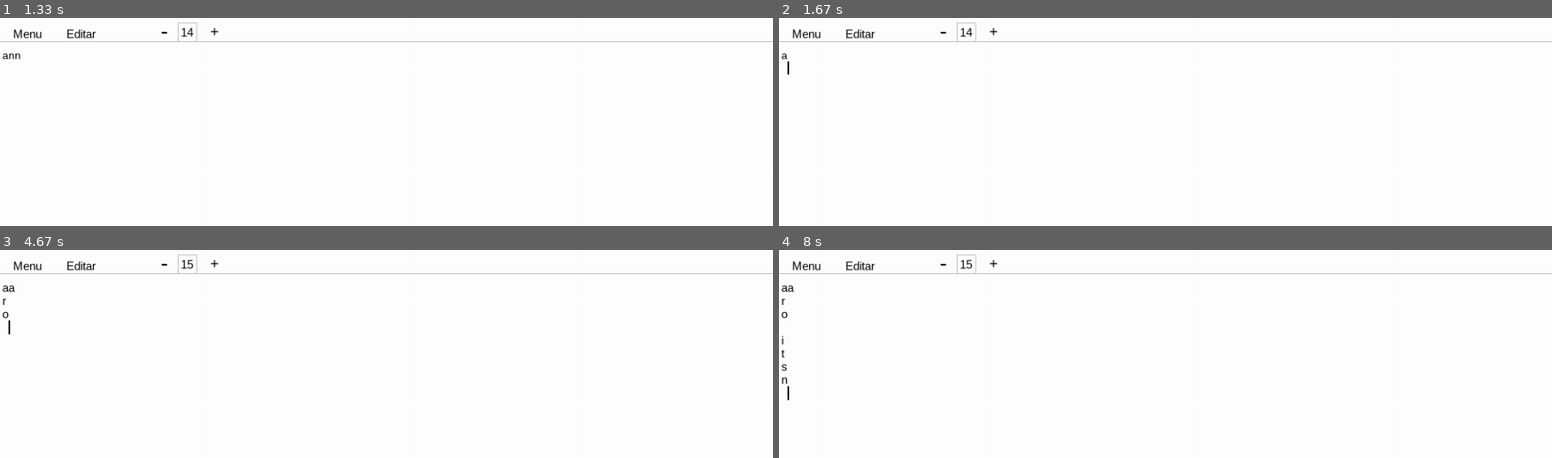
Above: before the commit, frames 1-4 (two rows, left to right).
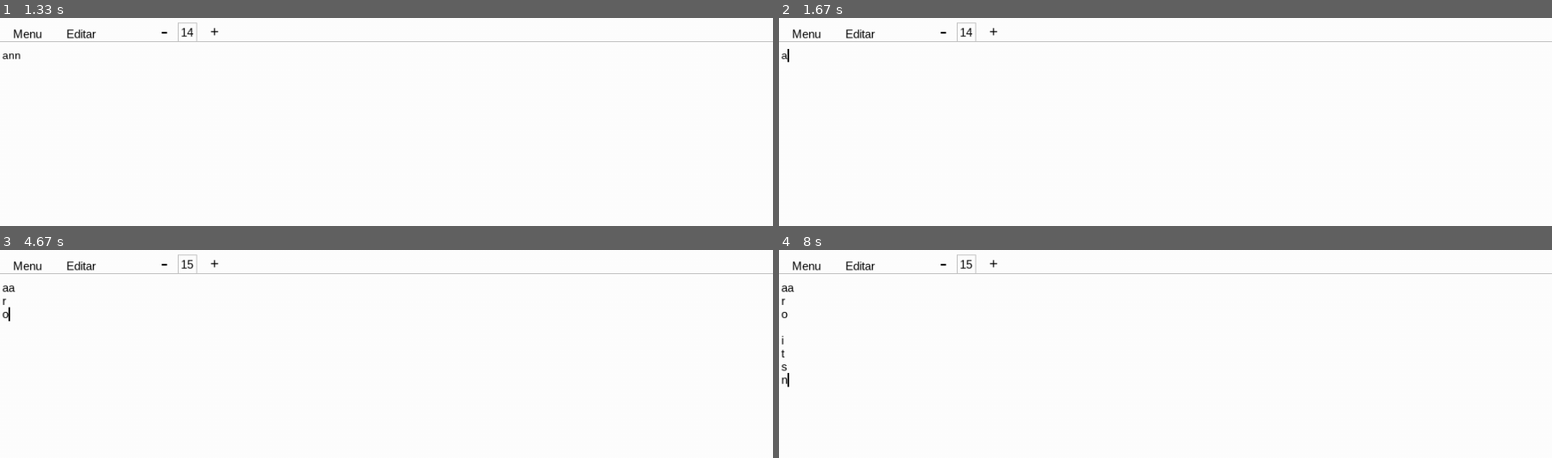
Above: after the commit, the same moments.

Repository: PedroGoulartbranco/Bloco-de-notas-pygame
Game: pygame game, started from main.py
The game is run twice, just before and just after one commit, with the same random seed, the same clock (stepped at 60 frames per second) and the same inputs.
Inputs (mouse positions are in pixels of both pictures, inside the frame that each line leads up to):
- Up to frame 1 (1.33 s): type "ann" at 0.33 s; tap Enter at 0.67 s; click "-" at 0.93 s; click (146, 180) at 1.27 s
- Up to frame 2 (1.67 s): tap Backspace at 1.55 s
- Up to frame 3 (4.67 s): click "+" at 1.93 s; click (outside the picture) at 2.27 s; type "a" at 3.55 s; tap Enter at 3.68, 4.18 s; type "r" at 4.05 s; type "o" at 4.55 s
- Up to frame 4 (8 s): tap Enter at 4.68, 5.05, 6.52, 7.02, 7.52 s; type "i" at 6.38 s; type "t" at 6.88 s; type "s" at 7.38 s; type "n" at 7.88 s

Frame 1 is identical in both runs. In frame 2, less than 0.1% of the frame differs, in the area x 1-2%, y 14-28%; in frame 3, less than 0.1%; in frame 4, less than 0.1%, in the area x 1-2%, y 59-73%.

Commit message:
arrumando o bug da setinha nao voltar

Diff:
--- a/main.py
+++ b/main.py
@@ -175,6 +175,7 @@
     if segurou_excluir:
         if len(linhas[linha_atual]["texto"]) == 0:
             if(linha_atual != 0):
+                linhas.pop(linha_atual) #Exclui a linha
                 linha_atual -= 1
                 print(linha_atual)
         if not excluiu_primeira_vez:
@@ -212,6 +213,7 @@
     linha_texto = pygame.draw.line(tela, cor_piscada, (cursor_x, cursor_y), (cursor_x, cursor_y + fonte_texto.get_height()), 2)
 
 
+
     pygame.display.flip()   # atualiza a tela
 
 pygame.quit()
